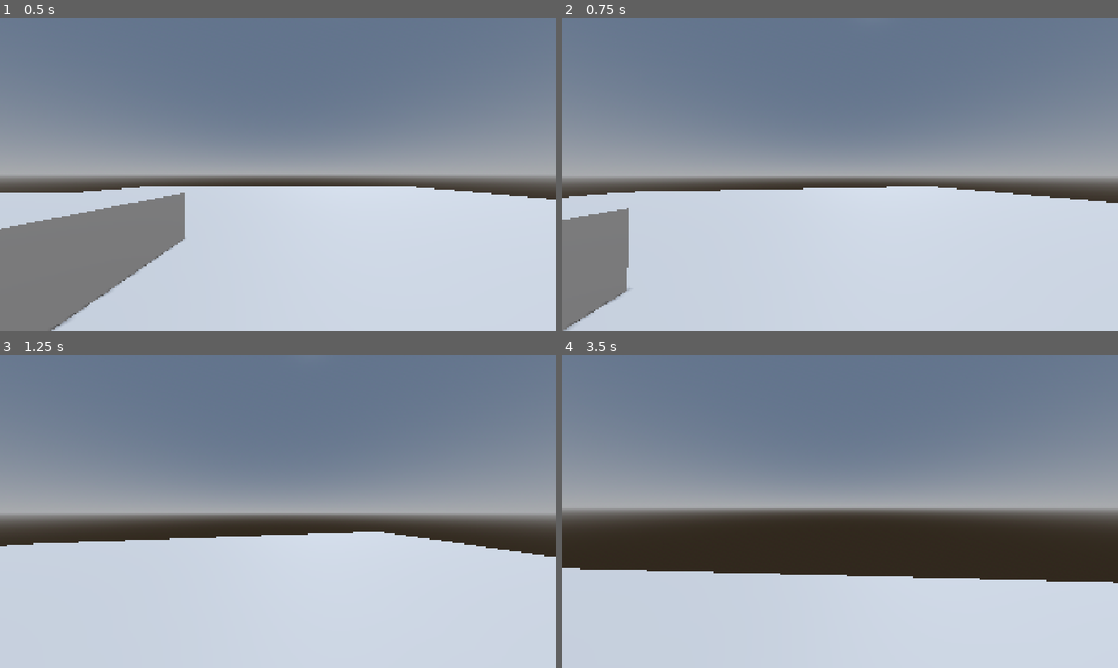
Above: before the commit, frames 1-4 (two rows, left to right).
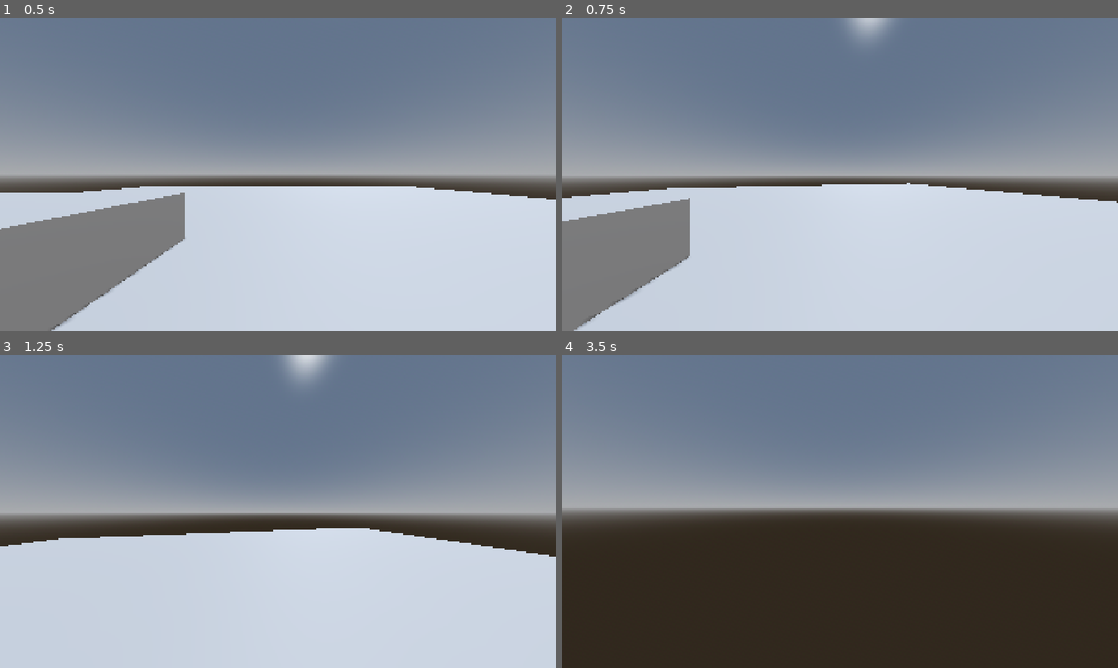
Above: after the commit, the same moments.

Repository: Error403Allowed/Rebound
Game: Godot game, scene res://Scenes/main.tscn
The game is run twice, just before and just after one commit, with the same random seed, the same clock (stepped at 60 frames per second) and the same inputs.
Inputs (mouse positions are in pixels of both pictures, inside the frame that each line leads up to):
- Up to frame 1 (0.5 s): no input
- Up to frame 2 (0.75 s): tap Enter at 0.5 s; move the mouse to (867, 174) at 0.52 s; hold W from 0.53 s (still down); hold Shift from 0.53 s (still down); click (867, 174) at 0.67 s
- Up to frame 3 (1.25 s): keep holding W; keep holding Shift; tap Space at 0.77, 0.8, 1.07 s
- Up to frame 4 (3.5 s): keep holding W; move the mouse to (812, 511) at 1.27 s; release Shift at 1.28 s; tap Space at 1.35, 1.52, 1.82, 2.3, 3.02, 3.32 s; click (812, 511) at 1.42 s; tap Shift at 1.55, 2.85 s; move the mouse to (851, 505) at 2.02 s; hold Shift 2.03-2.78 s; click (851, 505) at 2.17 s; move the mouse to (834, 517) at 2.77 s; click (834, 517) at 2.92 s

Frame 1 is identical in both runs. In frame 2, 3.9% of the frame differs, in the area x 0-100%, y 0-100%; in frame 3, 1.5%; in frame 4, 30%, in the area x 0-100%, y 68-100%.

Commit message:
Added sprint feature; working with stability

Diff:
--- a/Scenes/player.gd
+++ b/Scenes/player.gd
@@ -1,57 +1,79 @@
 extends CharacterBody3D
 
 @export var speed: float = 5.0
+@export var sprint_speed: float = 7.5
 @export var jump_velocity: float = 4.5
 @export var mouse_sensitivity: float = 0.002
+@export var ground_acceleration: float = 35.0
+@export var air_acceleration: float = 6.0
 
-var gravity: float = ProjectSettings.get_setting("physics/3d/default_gravity")
+var gravity: float = float(ProjectSettings.get_setting("physics/3d/default_gravity"))
+var _jump_was_held: bool = false
 
 @onready var head: Node3D = $Head
+@onready var camera: Camera3D = $Head/Camera3D
+var _base_fov: float = 0.0
 
 func _ready() -> void:
+	_base_fov = camera.fov
 	Input.mouse_mode = Input.MOUSE_MODE_CAPTURED
 
 func _unhandled_input(event: InputEvent) -> void:
-	# Look around with mouse
+	if event.is_action_pressed("ui_cancel"):
+		Input.mouse_mode = Input.MOUSE_MODE_VISIBLE
+		return
+	if event is InputEventMouseButton:
+		if event.button_index == MOUSE_BUTTON_LEFT and event.pressed:
+			Input.mouse_mode = Input.MOUSE_MODE_CAPTURED
 	if event is InputEventMouseMotion and Input.mouse_mode == Input.MOUSE_MODE_CAPTURED:
 		rotate_y(-event.relative.x * mouse_sensitivity)
-		head.rotate_x(-event.relative.y * mouse_sensitivity)
-		head.rotation.x = clamp(head.rotation.x, deg_to_rad(-89), deg_to_rad(89))
-
-	# Free mouse cursor with Escape
-	if event.is_action_pressed("ui_cancel"):
-		Input.mouse_mode = Input.MOUSE_MODE_VISIBLE
+		head.rotation.x = clampf(
+			head.rotation.x - event.relative.y * mouse_sensitivity,
+			deg_to_rad(-89.0), deg_to_rad(89.0)
+		)
 
 func _physics_process(delta: float) -> void:
-	# 1. Gravity
-	if not is_on_floor():
+	var controls_active: bool = Input.mouse_mode == Input.MOUSE_MODE_CAPTURED
+	var grounded: bool = is_on_floor() and velocity.y <= 0.0
+	if not grounded:
 		velocity.y -= gravity * delta
 
-	# 2. Jump (Spacebar)
-	if Input.is_physical_key_pressed(KEY_SPACE) and is_on_floor():
+	var jump_held: bool = Input.is_physical_key_pressed(KEY_SPACE)
+	if controls_active and jump_held and not _jump_was_held and grounded:
 		velocity.y = jump_velocity
+	_jump_was_held = jump_held
 
-	# 3. Direct WASD movement input
 	var input_dir := Vector2.ZERO
-	if Input.is_physical_key_pressed(KEY_W):
-		input_dir.y -= 1.0
-	if Input.is_physical_key_pressed(KEY_S):
-		input_dir.y += 1.0
-	if Input.is_physical_key_pressed(KEY_A):
-		input_dir.x -= 1.0
-	if Input.is_physical_key_pressed(KEY_D):
-		input_dir.x += 1.0
-
+	if controls_active:
+		if Input.is_physical_key_pressed(KEY_W):
+			input_dir.y -= 1.0
+		if Input.is_physical_key_pressed(KEY_S):
+			input_dir.y += 1.0
+		if Input.is_physical_key_pressed(KEY_A):
+			input_dir.x -= 1.0
+		if Input.is_physical_key_pressed(KEY_D):
+			input_dir.x += 1.0
 	input_dir = input_dir.normalized()
 
-	# 4. Move relative to facing direction
-	var direction: Vector3 = (transform.basis * Vector3(input_dir.x, 0, input_dir.y)).normalized()
+	var direction: Vector3 = global_transform.basis * Vector3(input_dir.x, 0.0, input_dir.y)
+	direction.y = 0.0
+	direction = direction.normalized()
+	var current_speed: float = speed
+	var sprinting: bool = controls_active and Input.is_physical_key_pressed(KEY_SHIFT) and input_dir.y < 0.0
+	if sprinting:
+		current_speed = sprint_speed
+	var target_fov: float = _base_fov + (15.0 if sprinting else 0.0)
+	camera.fov = lerpf(camera.fov, target_fov, 1.0 - exp(-10.0 * delta))
 
-	if direction:
-		velocity.x = direction.x * speed
-		velocity.z = direction.z * speed
-	else:
-		velocity.x = move_toward(velocity.x, 0, speed)
-		velocity.z = move_toward(velocity.z, 0, speed)
-
+	var horizontal := Vector3(velocity.x, 0.0, velocity.z)
+	if grounded:
+		horizontal = horizontal.move_toward(direction * current_speed, ground_acceleration * delta)
+	elif direction != Vector3.ZERO:
+		# Steering adds velocity only up to the desired speed along this direction.
+		# Existing trampoline momentum is not clamped to walking speed.
+		var available_speed: float = current_speed - horizontal.dot(direction)
+		if available_speed > 0.0:
+			horizontal += direction * minf(air_acceleration * delta, available_speed)
+	velocity.x = horizontal.x
+	velocity.z = horizontal.z
 	move_and_slide()
--- a/project.godot
+++ b/project.godot
@@ -10,7 +10,7 @@
 
 [application]
 
-config/name="Tramp-lined"
+config/name="Rebound"
 run/main_scene="uid://brkywcw4q7i8e"
 config/features=PackedStringArray("4.7", "Forward Plus")
 config/icon="res://icon.svg"
@@ -19,7 +19,7 @@
 
 window/size/viewport_width=1920
 window/size/viewport_height=1080
-window/size/mode=3
+window/size/mode=4
 window/size/borderless=true
 window/stretch/mode="canvas_items"
 window/stretch/aspect="expand"
